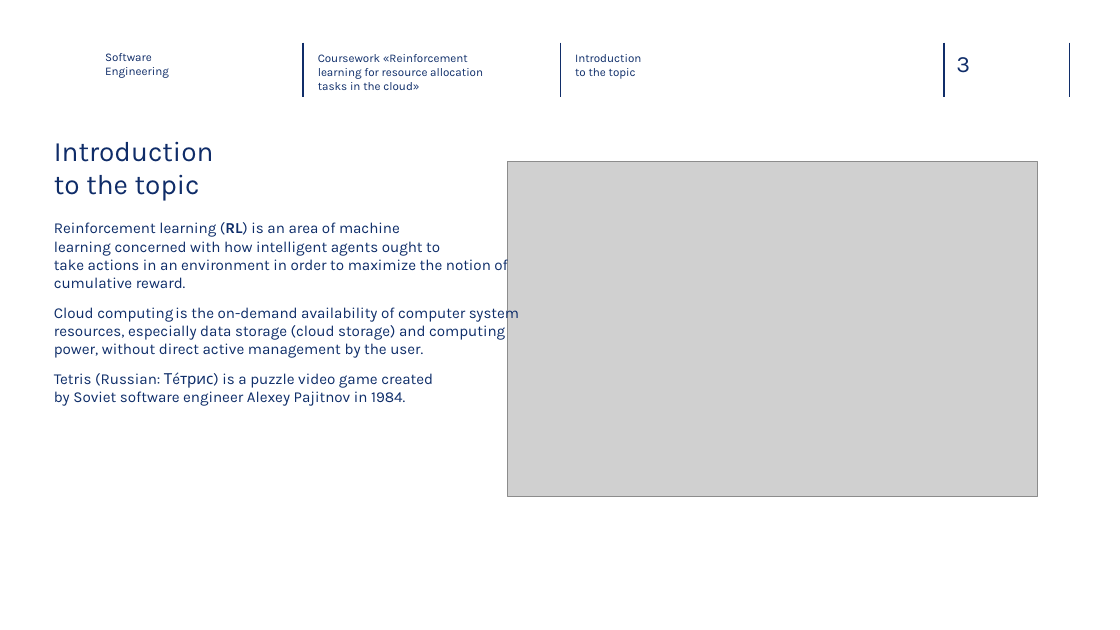
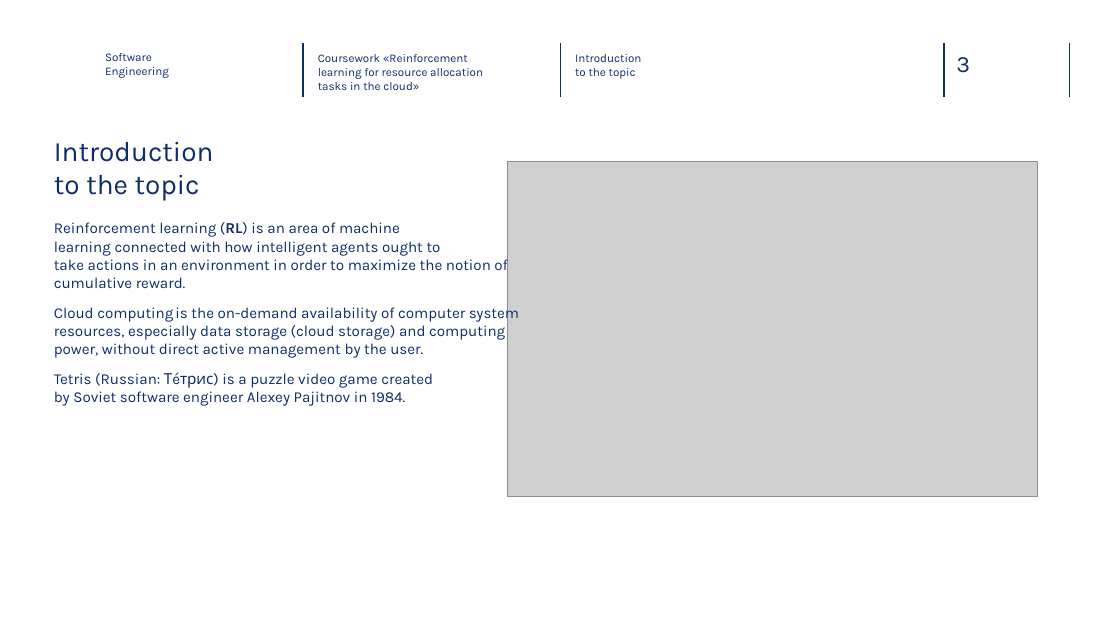
Before and after one commit to NikPeg/Reinforcement-learning-for-resource-allocation-tasks-in-the-cloud, a slide deck: slide 3 of Presentation.pptx. Drawn at 1120x630 pixels with LibreOffice and Linux fonts; fonts in the diff are those of the drawing; grey boxes stand for pictures; background and template pictures are left out. Boxes give left, top, right and bottom in pixels: in the first picture for what was removed or moved away, otherwise in the second. Text is boxed around its words. In the diff, an @@ line names an element or a change of style, - is before the commit and + after.

```diff
--- a/Presentation.pptx
+++ b/Presentation.pptx
@@ text at (54, 222, 507, 288): text changed @@
-Reinforcement learning (RL) is an area of machine learning concerned with how intelligent agents ought to take actions in an environment in order to maximize the notion of cumulative reward.
+Reinforcement learning (RL) is an area of machine learning connected with how intelligent agents ought to take actions in an environment in order to maximize the notion of cumulative reward.
```
Also in this commit, not shown: 4 other slides changed, 7 other files.
